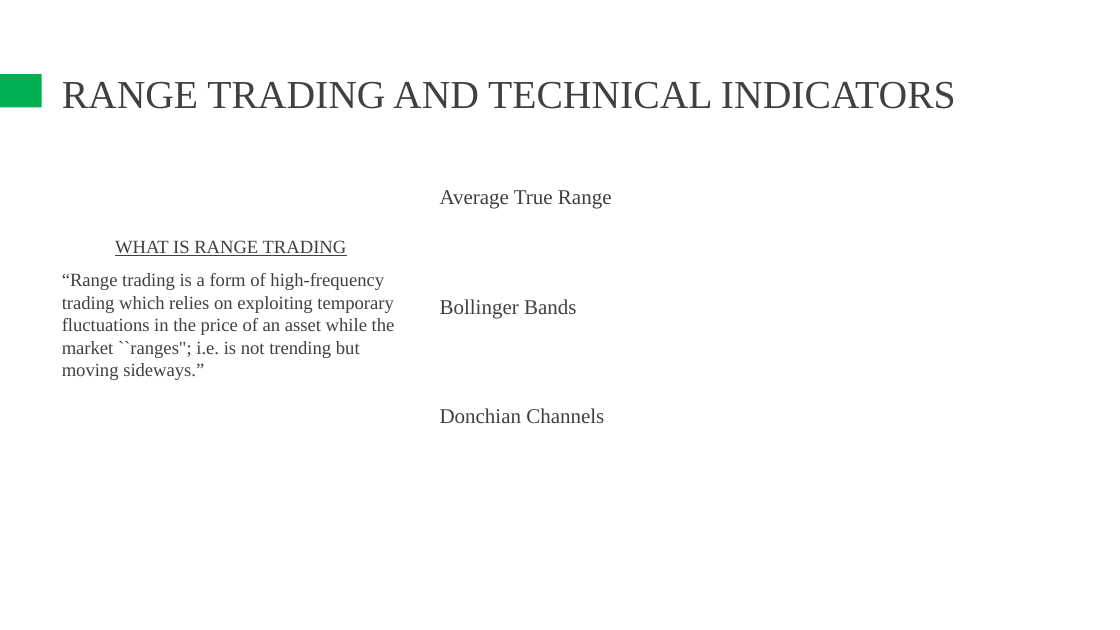
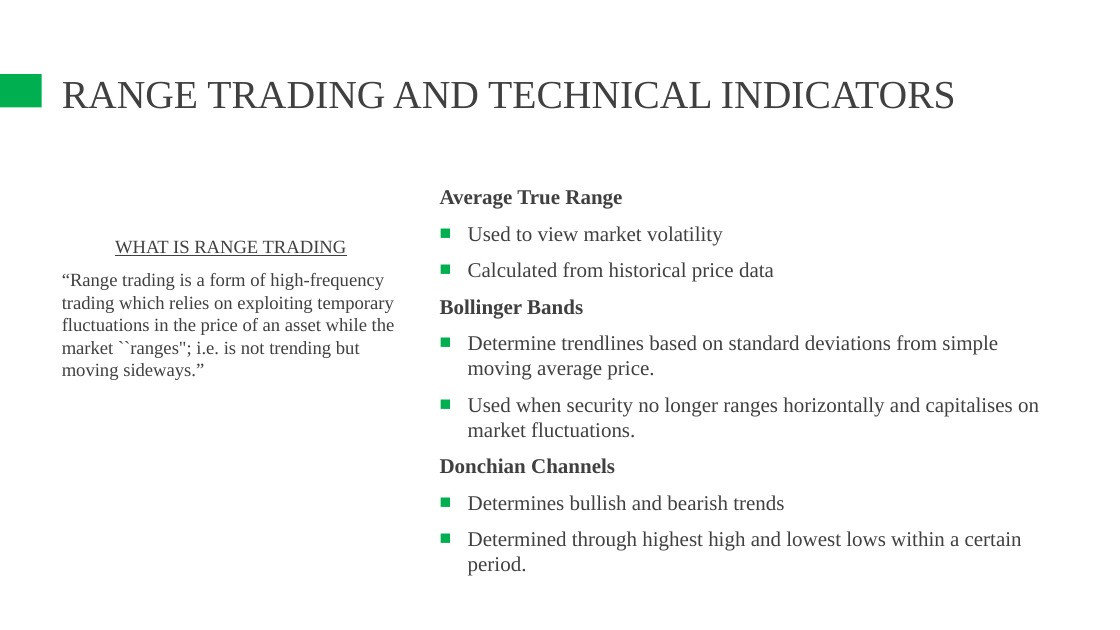
Before and after one commit to QFinUWA/Range-Trading-Team1, a slide deck: slide 3 of Range Trading - Trading Team 1.pptx. Drawn at 1120x630 pixels with LibreOffice and Linux fonts; fonts in the diff are those of the drawing. Boxes give left, top, right and bottom in pixels: in the first picture for what was removed or moved away, otherwise in the second. Text is boxed around its words. In the diff, an @@ line names an element or a change of style, - is before the commit and + after.

```diff
--- a/Range Trading - Trading Team 1.pptx
+++ b/Range Trading - Trading Team 1.pptx
@@ text at [440, 190, 622, 473]: bold on in "Average True Range", "Bollinger Bands", "Donchian Channels" @@
@@ text at [468, 226, 774, 282]: paragraphs added @@
+■ Used to view market volatility
+■ Calculated from historical price data
@@ text at [468, 335, 1039, 438]: paragraphs added @@
+■ Determine trendlines based on standard deviations from simple moving average price.
+■ Used when security no longer ranges horizontally and capitalises on market fluctuations.
@@ text at [468, 495, 1022, 576]: paragraphs added @@
+■ Determines bullish and bearish trends
+■ Determined through highest high and lowest lows within a certain period.
```
Also in this commit, not shown: 2 other slides changed, 1 slide removed.
